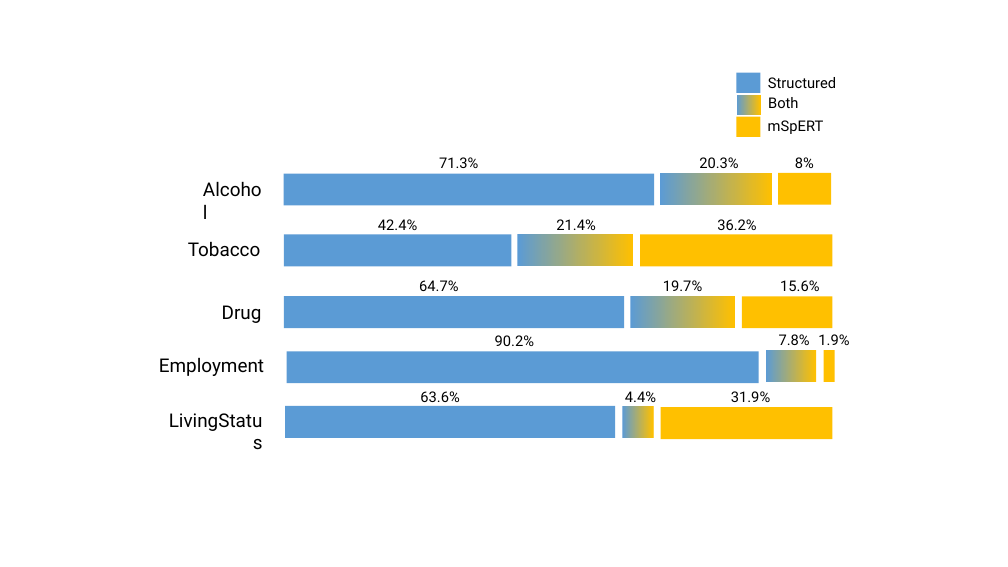
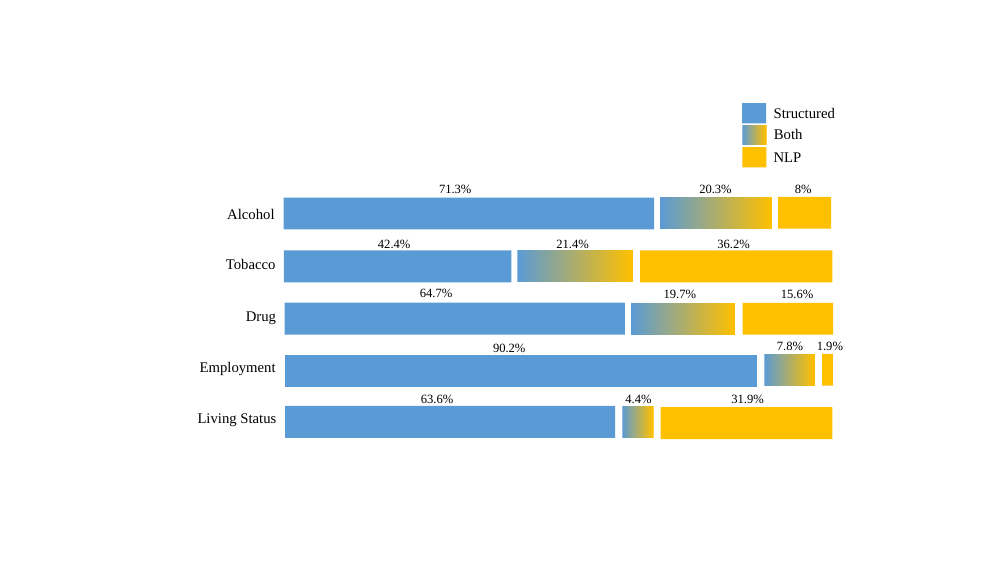
Before and after one commit to ndobb/dissertation, a slide deck: slide 9 of 2_query_gen/paper2_figures.pptx. Drawn at 1008x567 pixels with LibreOffice and Linux fonts; fonts in the diff are those of the drawing. Boxes give left, top, right and bottom in pixels: in the first picture for what was removed or moved away, otherwise in the second. Text is boxed around its words. In the diff, an @@ line names an element or a change of style, - is before the commit and + after.

```diff
--- a/2_query_gen/paper2_figures.pptx
+++ b/2_query_gen/paper2_figures.pptx
@@ text "Structured" at [774,107,835,118]: font Roboto to Times New Roman @@
@@ text "Structured": place and size @@
-text "Structured" at [768,77,836,88]
+text "Structured" at [774,107,835,118]
@@ 3 rectangles, 1 text: place and size @@
-3 rectangles, 1 text at [737,73,798,137]
+3 rectangles, 1 text at [743,103,803,168]
@@ text "Both" at [774,128,803,139]: font Roboto to Times New Roman @@
@@ text "71.3%": place and size @@
-text "71.3%" at [439,157,478,168]
+text "71.3%" at [439,184,471,193]
@@ size 14 to 12 pt, font Roboto to Times New Roman in 15 elements at [625,394,651,407], [421,394,453,403], [731,394,763,403], [777,341,803,350], [817,341,843,350], [420,288,452,297], [664,289,696,298], [781,289,813,298], [493,343,525,352], [378,239,410,251], [556,239,588,251], [717,239,749,251], [795,184,812,193], [439,184,471,193], [699,184,731,193] @@
@@ text "20.3%": place and size @@
-text "20.3%" at [699,157,738,168]
+text "20.3%" at [699,184,731,193]
@@ text at [774,152,802,162]: text changed; font Roboto to Times New Roman @@
-mSpERT
+NLP
@@ text "Alcohol": place and size @@
-text "Alcohol" at [196,175,273,205]
+text "Alcohol" at [227,208,274,219]
@@ 3 rectangles, 1 text: place and size @@
-3 rectangles, 1 text at [284,157,831,206]
+3 rectangles, 1 text at [284,184,831,229]
@@ text "42.4%": place and size @@
-text "42.4%" at [378,219,417,230]
+text "42.4%" at [378,239,410,251]
@@ text "21.4%": place and size @@
-text "21.4%" at [556,219,595,230]
+text "21.4%" at [556,239,588,251]
@@ text "36.2%": place and size @@
-text "36.2%" at [717,219,756,230]
+text "36.2%" at [717,239,749,251]
@@ size 18 to 14 pt, font Roboto to Times New Roman in 4 elements at [246,311,276,324], [200,361,276,375], [227,208,274,219], [226,258,276,269] @@
@@ text "Tobacco": place and size @@
-text "Tobacco" at [188,241,261,257]
+text "Tobacco" at [226,258,276,269]
@@ 3 rectangles: place and size @@
-3 rectangles at [284,234,833,266]
+3 rectangles at [284,250,833,282]
@@ text "64.7%": place and size @@
-text "64.7%" at [419,280,458,291]
+text "64.7%" at [420,288,452,297]
@@ text "19.7%": place and size @@
-text "19.7%" at [663,280,702,291]
+text "19.7%" at [664,289,696,298]
@@ text "15.6%": place and size @@
-text "15.6%" at [780,280,819,291]
+text "15.6%" at [781,289,813,298]
@@ text "Drug": place and size @@
-text "Drug" at [222,305,262,323]
+text "Drug" at [246,311,276,324]
@@ 6 rectangles: place and size @@
-6 rectangles at [284,296,834,383]
+6 rectangles at [285,302,833,387]
@@ text "Employment": place and size @@
-text "Employment" at [159,358,264,376]
+text "Employment" at [200,361,276,375]
@@ text "90.2%": place and size @@
-text "90.2%" at [495,335,534,346]
+text "90.2%" at [493,343,525,352]
@@ text "7.8%": place and size @@
-text "7.8%" at [779,334,810,345]
+text "7.8%" at [777,341,803,350]
@@ text "1.9%": place and size @@
-text "1.9%" at [818,334,849,345]
+text "1.9%" at [817,341,843,350]
@@ text at [198,413,276,426]: text changed; size 18 to 14 pt; font Roboto to Times New Roman @@
-LivingStatus
+Living Status
```
Also in this commit, not shown: 41 other files.
